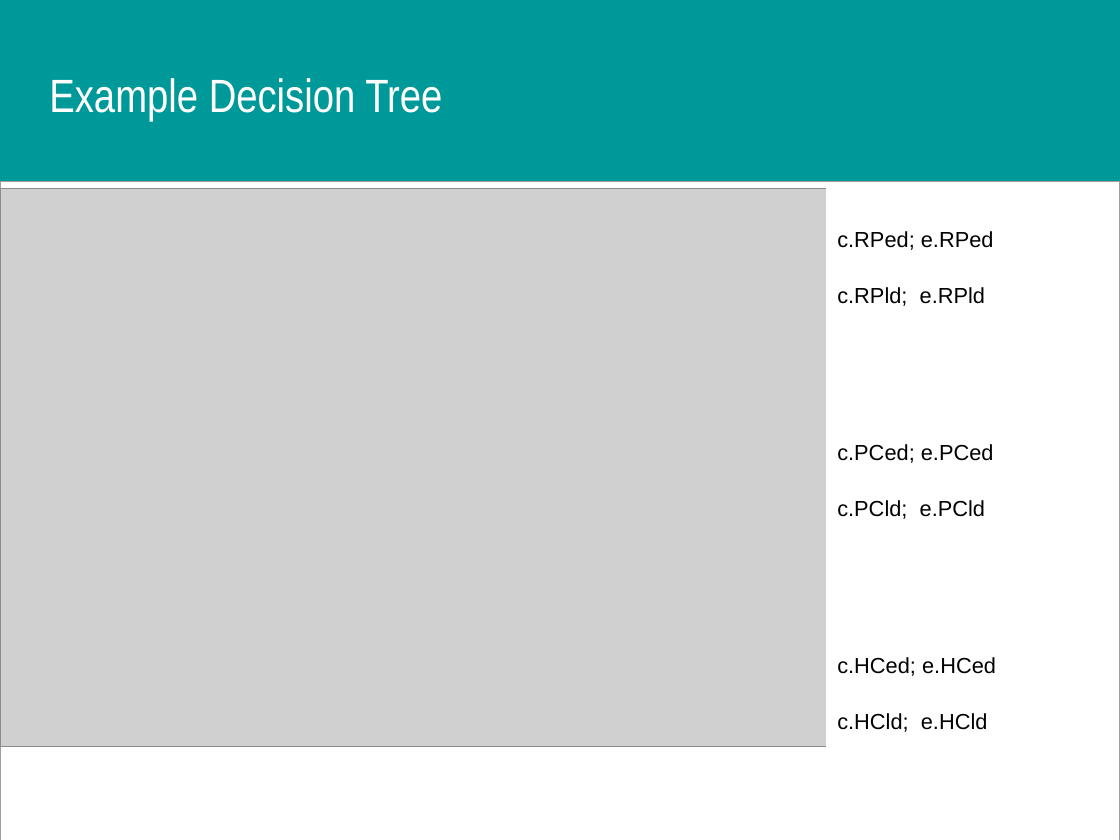
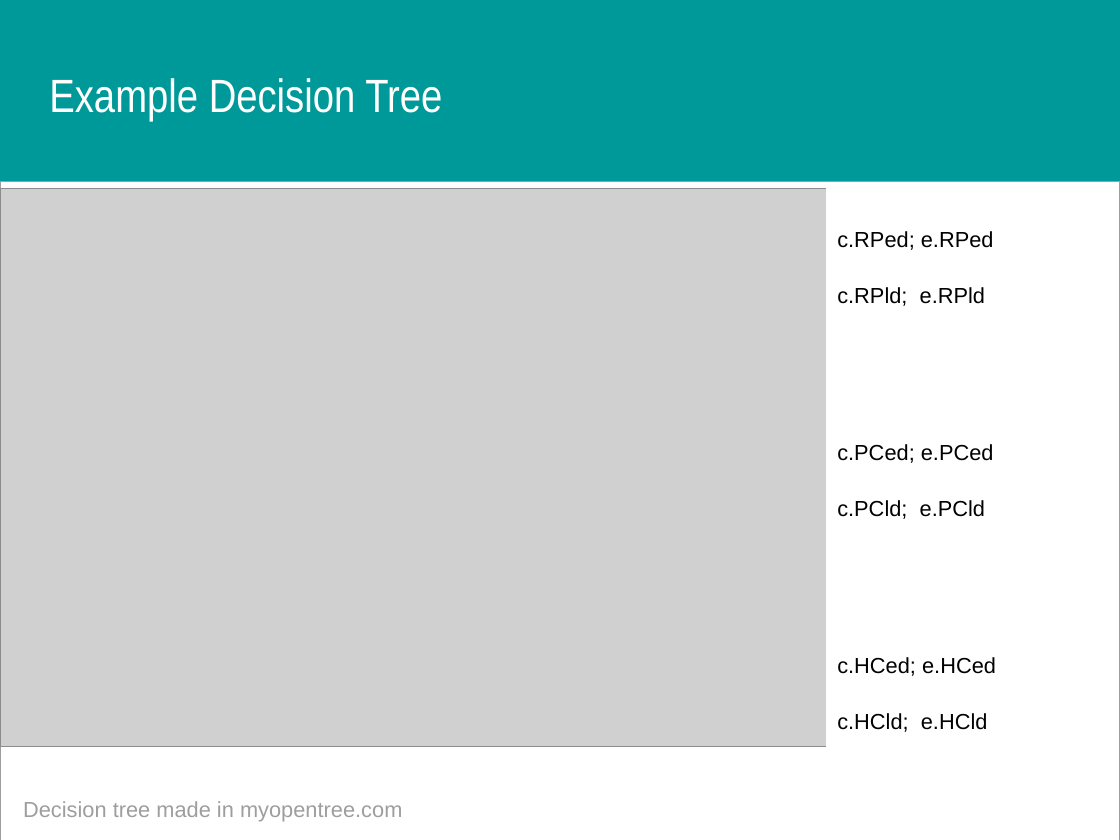
Before and after one commit to DARTH-git/Course-Modularization, a slide deck: slide 10 of Decision trees/Slides/Decision Trees.pptx. Drawn at 1120x840 pixels with LibreOffice and Linux fonts; fonts in the diff are those of the drawing; grey boxes stand for pictures; background and template pictures are left out. Boxes give left, top, right and bottom in pixels: in the first picture for what was removed or moved away, otherwise in the second. Text is boxed around its words. In the diff, an @@ line names an element or a change of style, - is before the commit and + after.

```diff
--- a/Decision trees/Slides/Decision Trees.pptx
+++ b/Decision trees/Slides/Decision Trees.pptx
@@ text added at bbox=[23, 801, 402, 822], 14 pt, text #9E9E9E @@
+Decision tree made in myopentree.com
```
Also in this commit, not shown: 2 other slides changed.
